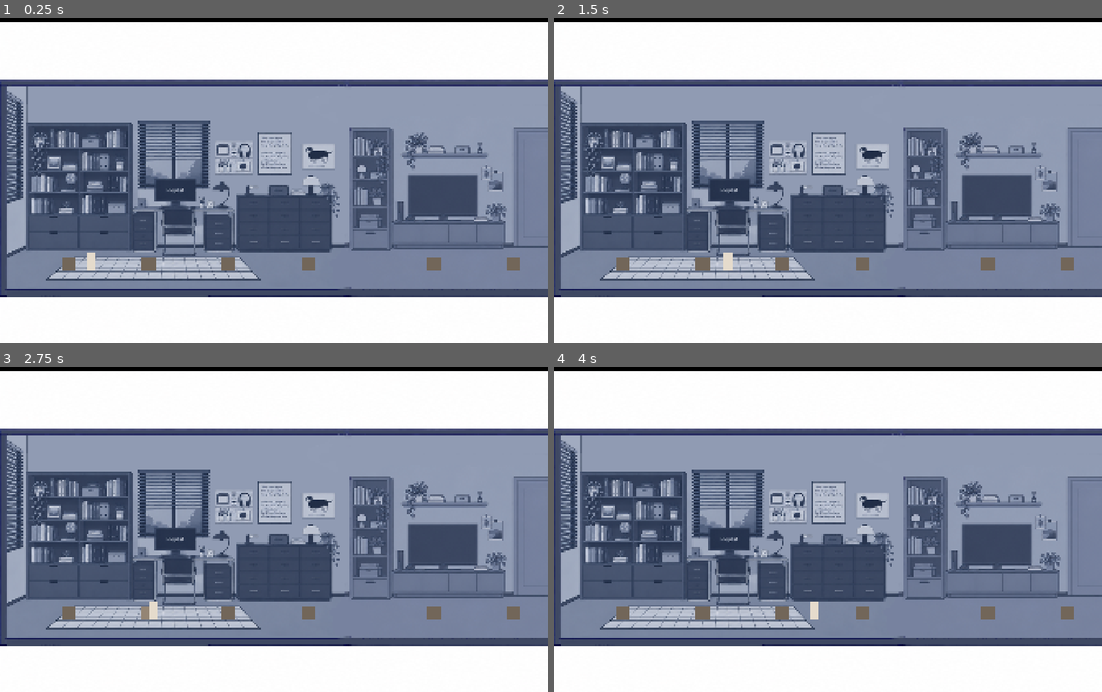
Above: before the commit, frames 1-4 (two rows, left to right).
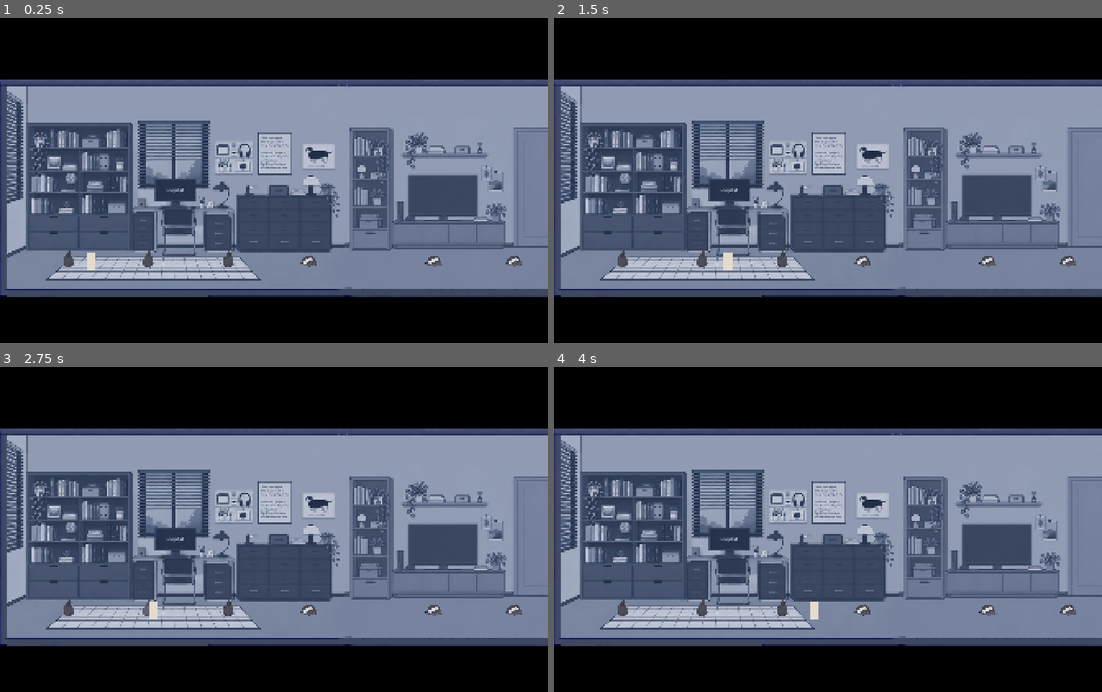
Above: after the commit, the same moments.

Repository: genshi-kotoba/Spine
Game: Godot game, scene res://scenes/c4_floor.tscn
Same seed, same stepped clock (60 frames per second), same inputs: the game is played once before the commit and once after it. This scene is started directly instead of the project's main scene.
Inputs (mouse positions are in pixels of both pictures, inside the frame that each line leads up to):
- Up to frame 1 (0.25 s): no input
- Up to frame 2 (1.5 s): tap Enter at 0.5 s; move the mouse to (948, 148) at 0.52 s; hold D (move_right) 0.53-1.28 s; hold Space (breathe) 0.53-1.28 s; click (948, 148) at 0.67 s; move the mouse to (718, 183) at 1.27 s; hold A (move_left) from 1.28 s (still down); tap T (dialogue_t) at 1.35 s
- Up to frame 3 (2.75 s): move the mouse to (328, 438) at 2.02 s; release A (move_left) at 2.03 s; hold D (move_right) from 2.03 s (still down); hold U (dialogue_u) from 2.03 s (still down)
- Up to frame 4 (4 s): move the mouse to (800, 584) at 2.77 s; release U (dialogue_u) at 2.78 s; tap Y (dialogue_y) at 2.85 s; click (800, 584) at 2.92 s; move the mouse to (992, 568) at 3.52 s; release D (move_right) at 3.53 s; hold A (move_left) from 3.53 s (still down); hold E (interact) from 3.53 s (still down)

The runs differ from the first frame. In frame 1, 32% of the frame differs, in the area x 0-100%, y 1-100%; in frame 2, 32%; in frame 3, 32%; in frame 4, 32%.

Commit message:
c4_floor: waste textures (waste1-3=png1, 4-6=png2, 7-8=png3, 9-10=png4, 11-12=png5)

Diff:
--- a/scenes/c4_floor.tscn
+++ b/scenes/c4_floor.tscn
@@ -4,8 +4,13 @@
 [ext_resource type="PackedScene" path="res://scenes/locked_bedroom_door.tscn" id="3"]
 [ext_resource type="Script" uid="uid://rwxnoyra4iqp" path="res://scripts/objects/lockedbedroom.gd" id="5"]
 [ext_resource type="Texture2D" uid="uid://i43t0tvqleqw" path="res://assets/sprites/c4_floor.png" id="6"]
-[ext_resource type="Script" path="res://scripts/scenes/C4Floor.gd" id="7"]
-[ext_resource type="Script" path="res://scripts/objects/waste_item.gd" id="8"]
+[ext_resource type="Script" uid="uid://dx3x0ylghhoth" path="res://scripts/scenes/C4Floor.gd" id="7"]
+[ext_resource type="Script" uid="uid://dgxccgwjodt68" path="res://scripts/objects/waste_item.gd" id="8"]
+[ext_resource type="Texture2D" uid="uid://6gupu2p13ahi" path="res://assets/sprites/waste1.png" id="9"]
+[ext_resource type="Texture2D" uid="uid://dd86lej08vby8" path="res://assets/sprites/waste2.png" id="10"]
+[ext_resource type="Texture2D" uid="uid://d13ayt4aghsby" path="res://assets/sprites/waste3.png" id="11"]
+[ext_resource type="Texture2D" uid="uid://bny564gheexo7" path="res://assets/sprites/waste4.png" id="12"]
+[ext_resource type="Texture2D" uid="uid://mfcu0gyytnnw" path="res://assets/sprites/waste5.png" id="13"]
 
 [sub_resource type="RectangleShape2D" id="floor_col"]
 size = Vector2(3840, 40)
@@ -17,17 +22,17 @@
 size = Vector2(20, 817)
 
 [sub_resource type="RectangleShape2D" id="door_col"]
-size = Vector2(215, 2275)
+size = Vector2(178, 475)
 
 [sub_resource type="RectangleShape2D" id="waste_col"]
 size = Vector2(48, 48)
 
 [node name="C4Floor" unique_id=1644574310 instance=ExtResource("1")]
+script = ExtResource("7")
 player_spawn_position = Vector2(320, 956)
 camera_position_offset = Vector2(0, -336.5)
 map_max_x = 3840.0
 camera_smoothing = 0.0
-script = ExtResource("7")
 
 [node name="Background" type="Node2D" parent="." index="1" unique_id=449961562]
 
@@ -84,178 +89,178 @@
 highlight_enabled = true
 
 [node name="CollisionShape2D" type="CollisionShape2D" parent="Doors/BedroomDoor" index="0" unique_id=1869043597]
-position = Vector2(-13.5, -313.5)
+position = Vector2(-32, -225.5)
 shape = SubResource("door_col")
 
-[node name="Items" type="Node2D" parent="."]
-
-[node name="Waste1" type="Area2D" parent="Items"]
+[node name="Items" type="Node2D" parent="." index="4" unique_id=80992964]
+
+[node name="Waste1" type="Area2D" parent="Items" index="0" unique_id=1175063277]
 position = Vector2(240, 831)
 script = ExtResource("8")
 size = Vector2(48, 48)
+highlight_enabled = true
 state_id = "c4_waste1"
-highlight_enabled = true
-
-[node name="CollisionShape2D" type="CollisionShape2D" parent="Items/Waste1"]
-shape = SubResource("waste_col")
-
-[node name="Visual" type="Polygon2D" parent="Items/Waste1"]
-color = Color(0.45, 0.4, 0.35, 1)
-polygon = PackedVector2Array(-24, -24, 24, -24, 24, 24, -24, 24)
-
-[node name="Waste2" type="Area2D" parent="Items"]
+
+[node name="CollisionShape2D" type="CollisionShape2D" parent="Items/Waste1" index="0" unique_id=2132886799]
+shape = SubResource("waste_col")
+
+[node name="Sprite2D" type="Sprite2D" parent="Items/Waste1"]
+position = Vector2(0, -14.5)
+texture = ExtResource("9")
+
+[node name="Waste2" type="Area2D" parent="Items" index="1" unique_id=1782051187]
 position = Vector2(520, 831)
 script = ExtResource("8")
 size = Vector2(48, 48)
+highlight_enabled = true
 state_id = "c4_waste2"
-highlight_enabled = true
-
-[node name="CollisionShape2D" type="CollisionShape2D" parent="Items/Waste2"]
-shape = SubResource("waste_col")
-
-[node name="Visual" type="Polygon2D" parent="Items/Waste2"]
-color = Color(0.45, 0.4, 0.35, 1)
-polygon = PackedVector2Array(-24, -24, 24, -24, 24, 24, -24, 24)
-
-[node name="Waste3" type="Area2D" parent="Items"]
+
+[node name="CollisionShape2D" type="CollisionShape2D" parent="Items/Waste2" index="0" unique_id=1549843275]
+shape = SubResource("waste_col")
+
+[node name="Sprite2D" type="Sprite2D" parent="Items/Waste2"]
+position = Vector2(0, -14.5)
+texture = ExtResource("9")
+
+[node name="Waste3" type="Area2D" parent="Items" index="2" unique_id=1133858405]
 position = Vector2(800, 831)
 script = ExtResource("8")
 size = Vector2(48, 48)
+highlight_enabled = true
 state_id = "c4_waste3"
-highlight_enabled = true
-
-[node name="CollisionShape2D" type="CollisionShape2D" parent="Items/Waste3"]
-shape = SubResource("waste_col")
-
-[node name="Visual" type="Polygon2D" parent="Items/Waste3"]
-color = Color(0.45, 0.4, 0.35, 1)
-polygon = PackedVector2Array(-24, -24, 24, -24, 24, 24, -24, 24)
-
-[node name="Waste4" type="Area2D" parent="Items"]
+
+[node name="CollisionShape2D" type="CollisionShape2D" parent="Items/Waste3" index="0" unique_id=646670680]
+shape = SubResource("waste_col")
+
+[node name="Sprite2D" type="Sprite2D" parent="Items/Waste3"]
+position = Vector2(0, -14.5)
+texture = ExtResource("9")
+
+[node name="Waste4" type="Area2D" parent="Items" index="3" unique_id=1502052986]
 position = Vector2(1080, 831)
 script = ExtResource("8")
 size = Vector2(48, 48)
+highlight_enabled = true
 state_id = "c4_waste4"
-highlight_enabled = true
-
-[node name="CollisionShape2D" type="CollisionShape2D" parent="Items/Waste4"]
-shape = SubResource("waste_col")
-
-[node name="Visual" type="Polygon2D" parent="Items/Waste4"]
-color = Color(0.45, 0.4, 0.35, 1)
-polygon = PackedVector2Array(-24, -24, 24, -24, 24, 24, -24, 24)
-
-[node name="Waste5" type="Area2D" parent="Items"]
+
+[node name="CollisionShape2D" type="CollisionShape2D" parent="Items/Waste4" index="0" unique_id=1841676935]
+shape = SubResource("waste_col")
+
+[node name="Sprite2D" type="Sprite2D" parent="Items/Waste4"]
+position = Vector2(0, -14.5)
+texture = ExtResource("10")
+
+[node name="Waste5" type="Area2D" parent="Items" index="4" unique_id=1541335262]
 position = Vector2(1520, 831)
 script = ExtResource("8")
 size = Vector2(48, 48)
+highlight_enabled = true
 state_id = "c4_waste5"
-highlight_enabled = true
-
-[node name="CollisionShape2D" type="CollisionShape2D" parent="Items/Waste5"]
-shape = SubResource("waste_col")
-
-[node name="Visual" type="Polygon2D" parent="Items/Waste5"]
-color = Color(0.45, 0.4, 0.35, 1)
-polygon = PackedVector2Array(-24, -24, 24, -24, 24, 24, -24, 24)
-
-[node name="Waste6" type="Area2D" parent="Items"]
+
+[node name="CollisionShape2D" type="CollisionShape2D" parent="Items/Waste5" index="0" unique_id=709825017]
+shape = SubResource("waste_col")
+
+[node name="Sprite2D" type="Sprite2D" parent="Items/Waste5"]
+position = Vector2(0, -14.5)
+texture = ExtResource("10")
+
+[node name="Waste6" type="Area2D" parent="Items" index="5" unique_id=1543465472]
 position = Vector2(1800, 831)
 script = ExtResource("8")
 size = Vector2(48, 48)
+highlight_enabled = true
 state_id = "c4_waste6"
-highlight_enabled = true
-
-[node name="CollisionShape2D" type="CollisionShape2D" parent="Items/Waste6"]
-shape = SubResource("waste_col")
-
-[node name="Visual" type="Polygon2D" parent="Items/Waste6"]
-color = Color(0.45, 0.4, 0.35, 1)
-polygon = PackedVector2Array(-24, -24, 24, -24, 24, 24, -24, 24)
-
-[node name="Waste7" type="Area2D" parent="Items"]
+
+[node name="CollisionShape2D" type="CollisionShape2D" parent="Items/Waste6" index="0" unique_id=1870005578]
+shape = SubResource("waste_col")
+
+[node name="Sprite2D" type="Sprite2D" parent="Items/Waste6"]
+position = Vector2(0, -14.5)
+texture = ExtResource("10")
+
+[node name="Waste7" type="Area2D" parent="Items" index="6" unique_id=1519675565]
 position = Vector2(2080, 831)
 script = ExtResource("8")
 size = Vector2(48, 48)
+highlight_enabled = true
 state_id = "c4_waste7"
-highlight_enabled = true
-
-[node name="CollisionShape2D" type="CollisionShape2D" parent="Items/Waste7"]
-shape = SubResource("waste_col")
-
-[node name="Visual" type="Polygon2D" parent="Items/Waste7"]
-color = Color(0.45, 0.4, 0.35, 1)
-polygon = PackedVector2Array(-24, -24, 24, -24, 24, 24, -24, 24)
-
-[node name="Waste8" type="Area2D" parent="Items"]
+
+[node name="CollisionShape2D" type="CollisionShape2D" parent="Items/Waste7" index="0" unique_id=302846402]
+shape = SubResource("waste_col")
+
+[node name="Sprite2D" type="Sprite2D" parent="Items/Waste7"]
+position = Vector2(0, -14.5)
+texture = ExtResource("11")
+
+[node name="Waste8" type="Area2D" parent="Items" index="7" unique_id=558999481]
 position = Vector2(2320, 831)
 script = ExtResource("8")
 size = Vector2(48, 48)
+highlight_enabled = true
 state_id = "c4_waste8"
-highlight_enabled = true
-
-[node name="CollisionShape2D" type="CollisionShape2D" parent="Items/Waste8"]
-shape = SubResource("waste_col")
-
-[node name="Visual" type="Polygon2D" parent="Items/Waste8"]
-color = Color(0.45, 0.4, 0.35, 1)
-polygon = PackedVector2Array(-24, -24, 24, -24, 24, 24, -24, 24)
-
-[node name="Waste9" type="Area2D" parent="Items"]
+
+[node name="CollisionShape2D" type="CollisionShape2D" parent="Items/Waste8" index="0" unique_id=1113183116]
+shape = SubResource("waste_col")
+
+[node name="Sprite2D" type="Sprite2D" parent="Items/Waste8"]
+position = Vector2(0, -14.5)
+texture = ExtResource("11")
+
+[node name="Waste9" type="Area2D" parent="Items" index="8" unique_id=181711911]
 position = Vector2(2800, 831)
 script = ExtResource("8")
 size = Vector2(48, 48)
+highlight_enabled = true
 state_id = "c4_waste9"
-highlight_enabled = true
-
-[node name="CollisionShape2D" type="CollisionShape2D" parent="Items/Waste9"]
-shape = SubResource("waste_col")
-
-[node name="Visual" type="Polygon2D" parent="Items/Waste9"]
-color = Color(0.45, 0.4, 0.35, 1)
-polygon = PackedVector2Array(-24, -24, 24, -24, 24, 24, -24, 24)
-
-[node name="Waste10" type="Area2D" parent="Items"]
+
+[node name="CollisionShape2D" type="CollisionShape2D" parent="Items/Waste9" index="0" unique_id=210119759]
+shape = SubResource("waste_col")
+
+[node name="Sprite2D" type="Sprite2D" parent="Items/Waste9"]
+position = Vector2(0, -14.5)
+texture = ExtResource("12")
+
+[node name="Waste10" type="Area2D" parent="Items" index="9" unique_id=250548103]
 position = Vector2(3040, 831)
 script = ExtResource("8")
 size = Vector2(48, 48)
+highlight_enabled = true
 state_id = "c4_waste10"
-highlight_enabled = true
-
-[node name="CollisionShape2D" type="CollisionShape2D" parent="Items/Waste10"]
-shape = SubResource("waste_col")
-
-[node name="Visual" type="Polygon2D" parent="Items/Waste10"]
-color = Color(0.45, 0.4, 0.35, 1)
-polygon = PackedVector2Array(-24, -24, 24, -24, 24, 24, -24, 24)
-
-[node name="Waste11" type="Area2D" parent="Items"]
+
+[node name="CollisionShape2D" type="CollisionShape2D" parent="Items/Waste10" index="0" unique_id=1558475324]
+shape = SubResource("waste_col")
+
+[node name="Sprite2D" type="Sprite2D" parent="Items/Waste10"]
+position = Vector2(0, -14.5)
+texture = ExtResource("12")
+
+[node name="Waste11" type="Area2D" parent="Items" index="10" unique_id=1939180963]
 position = Vector2(3280, 831)
 script = ExtResource("8")
 size = Vector2(48, 48)
+highlight_enabled = true
 state_id = "c4_waste11"
-highlight_enabled = true
-
-[node name="CollisionShape2D" type="CollisionShape2D" parent="Items/Waste11"]
-shape = SubResource("waste_col")
-
-[node name="Visual" type="Polygon2D" parent="Items/Waste11"]
-color = Color(0.45, 0.4, 0.35, 1)
-polygon = PackedVector2Array(-24, -24, 24, -24, 24, 24, -24, 24)
-
-[node name="Waste12" type="Area2D" parent="Items"]
+
+[node name="CollisionShape2D" type="CollisionShape2D" parent="Items/Waste11" index="0" unique_id=287358290]
+shape = SubResource("waste_col")
+
+[node name="Sprite2D" type="Sprite2D" parent="Items/Waste11"]
+position = Vector2(0, -14.5)
+texture = ExtResource("13")
+
+[node name="Waste12" type="Area2D" parent="Items" index="11" unique_id=72253428]
 position = Vector2(3520, 831)
 script = ExtResource("8")
 size = Vector2(48, 48)
+highlight_enabled = true
 state_id = "c4_waste12"
-highlight_enabled = true
-
-[node name="CollisionShape2D" type="CollisionShape2D" parent="Items/Waste12"]
-shape = SubResource("waste_col")
-
-[node name="Visual" type="Polygon2D" parent="Items/Waste12"]
-color = Color(0.45, 0.4, 0.35, 1)
-polygon = PackedVector2Array(-24, -24, 24, -24, 24, 24, -24, 24)
+
+[node name="CollisionShape2D" type="CollisionShape2D" parent="Items/Waste12" index="0" unique_id=1682202386]
+shape = SubResource("waste_col")
+
+[node name="Sprite2D" type="Sprite2D" parent="Items/Waste12"]
+position = Vector2(0, -14.5)
+texture = ExtResource("13")
 
 [connection signal="interact_pressed" from="Player" to="Doors/BedroomDoor" method="touched"]
 [connection signal="interact_pressed" from="Player" to="Items/Waste1" method="touched"]
Binary file changed: assets/sprites/c4_floor.png
Binary file added: assets/sprites/waste1.png
Not shown, added: assets/sprites/waste1.png.import
Binary file added: assets/sprites/waste2.png
Not shown, added: assets/sprites/waste2.png.import
Binary file added: assets/sprites/waste3.png
Not shown, added: assets/sprites/waste3.png.import
Binary file added: assets/sprites/waste4.png
Not shown, added: assets/sprites/waste4.png.import
Binary file added: assets/sprites/waste5.png
Not shown, added: assets/sprites/waste5.png.import
Not shown, changed: scenes/c4_floor.tscn.bak
